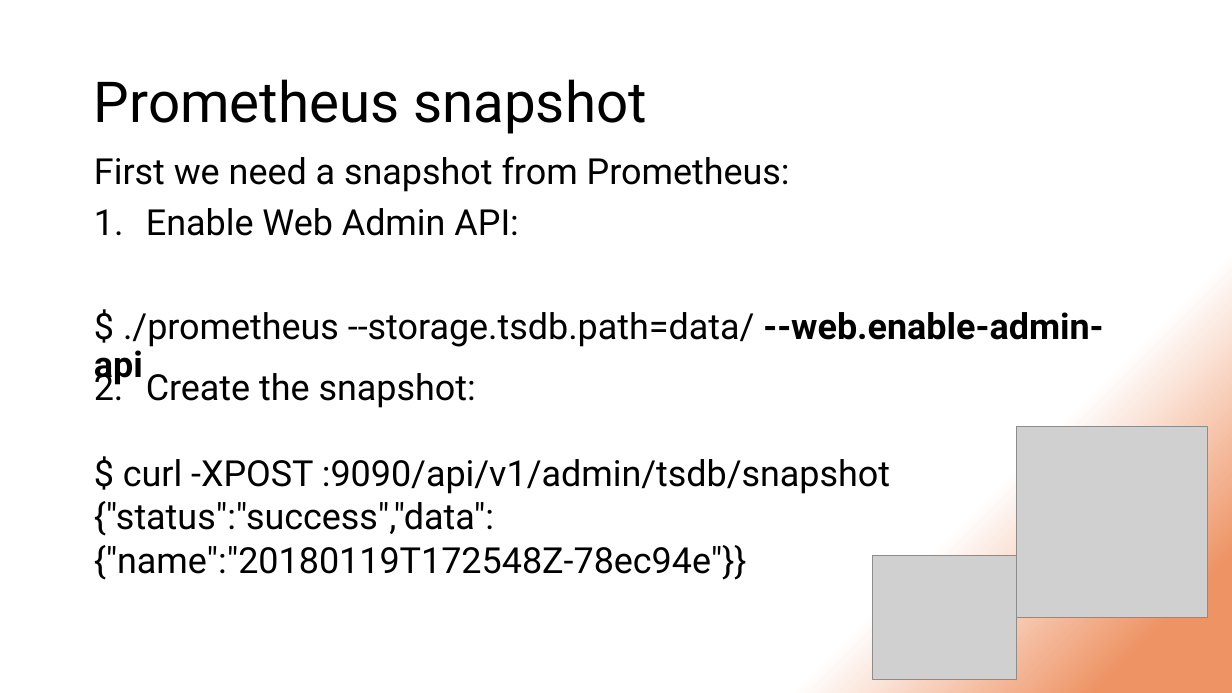
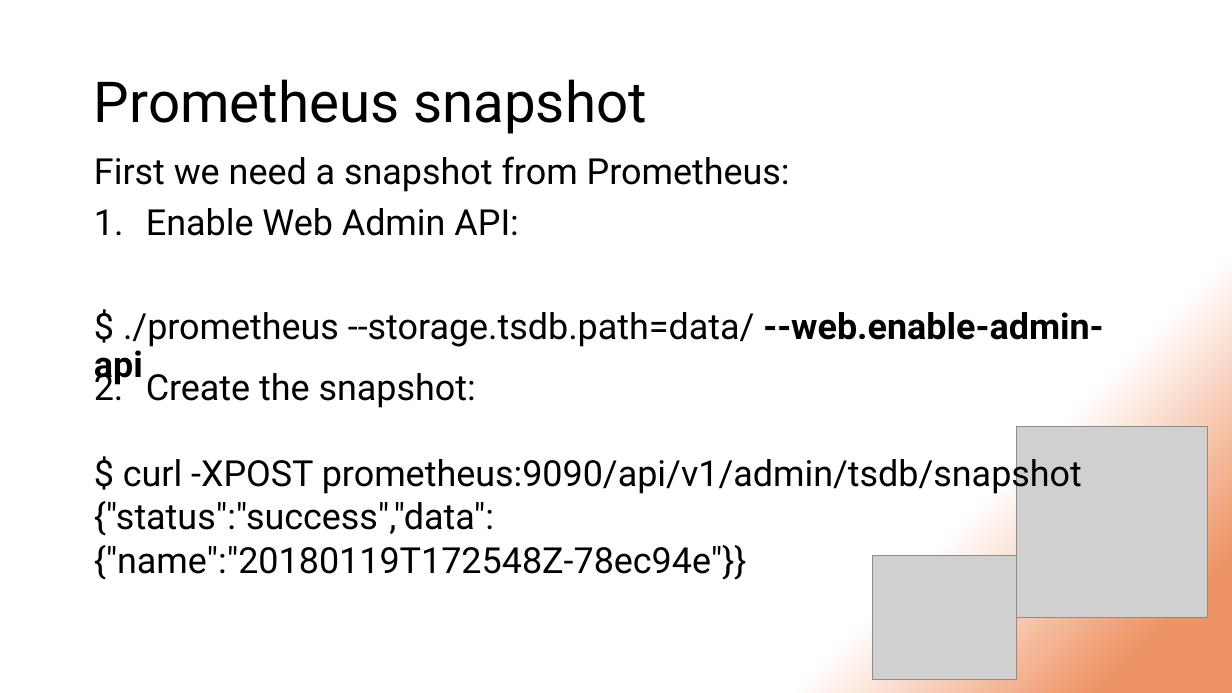
Before and after one commit to DStefanow/victoriametrics-poc, a slide deck: slide 34 of presentation-content/migrating-from-prometheus-to-vm.pptx. Drawn at 1232x693 pixels with LibreOffice and Linux fonts; fonts in the diff are those of the drawing; grey boxes stand for pictures. Boxes give left, top, right and bottom in pixels: in the first picture for what was removed or moved away, otherwise in the second. Text is boxed around its words. In the diff, an @@ line names an element or a change of style, - is before the commit and + after.

```diff
--- a/presentation-content/migrating-from-prometheus-to-vm.pptx
+++ b/presentation-content/migrating-from-prometheus-to-vm.pptx
@@ text at <box>94,453,1082,580</box>: text changed @@
-$ curl -XPOST :9090/api/v1/admin/tsdb/snapshot {"status":"success","data":{"name":"20180119T172548Z-78ec94e"}}
+$ curl -XPOST prometheus:9090/api/v1/admin/tsdb/snapshot {"status":"success","data":{"name":"20180119T172548Z-78ec94e"}}
```
Also in this commit, not shown: 2 other slides changed.
